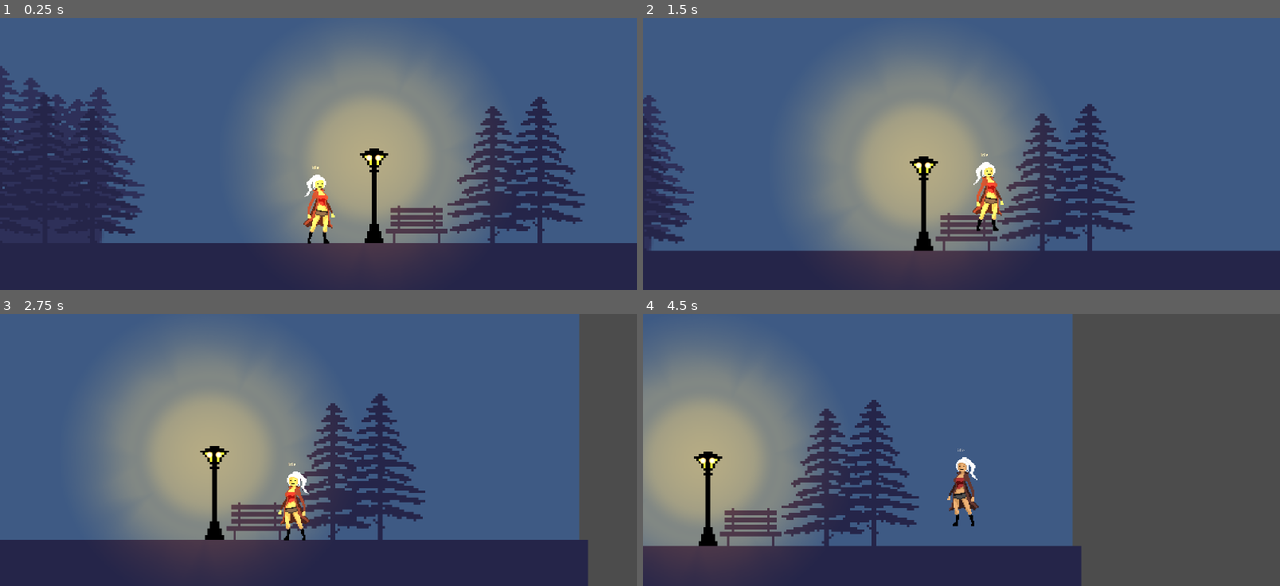
Above: before the commit, frames 1-4 (two rows, left to right).
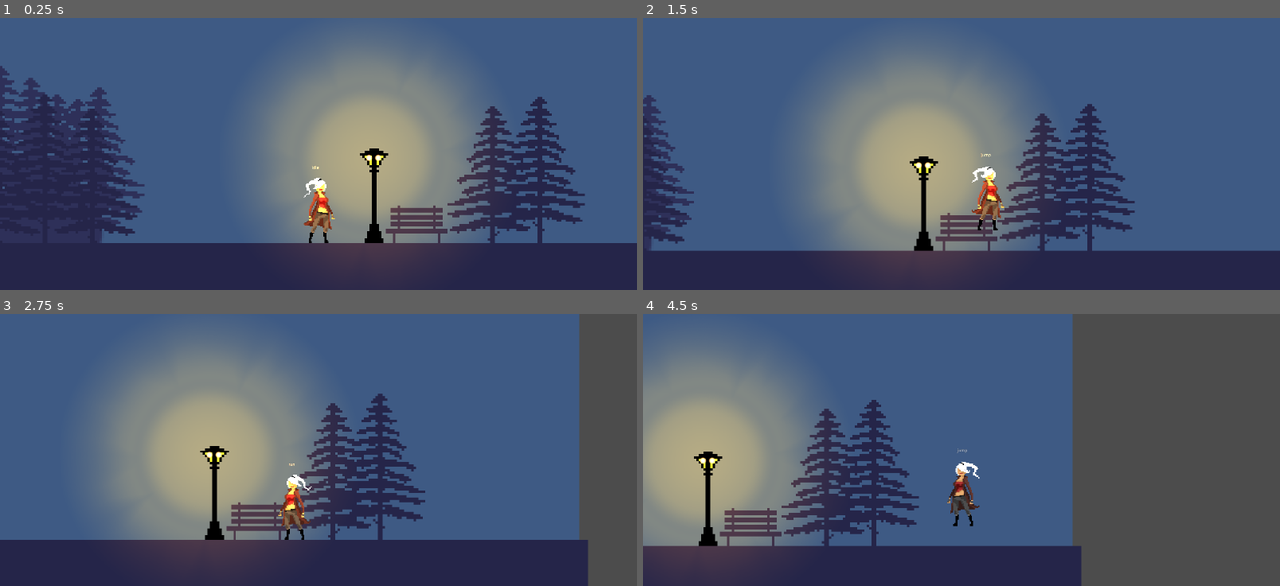
Above: after the commit, the same moments.

Repository: TjCulham/NightCrawler
Game: Godot game, scene res://source/levels/TestLevel.tscn
The game is run twice, just before and just after one commit, with the same random seed, the same clock (stepped at 60 frames per second) and the same inputs.
Inputs:
- Up to frame 1 (0.25 s): no input
- Up to frame 2 (1.5 s): hold W (jump) 0.53-1.28 s; hold D (moveRight) from 0.53 s (still down); tap W (jump) at 1.35 s
- Up to frame 3 (2.75 s): tap W (jump) at 1.52, 1.82 s; release D (moveRight) at 2.03 s; hold A (moveLeft) from 2.03 s (still down); hold W (jump) from 2.03 s (still down)
- Up to frame 4 (4.5 s): release A (moveLeft) at 2.78 s; release W (jump) at 2.78 s; hold D (moveRight) 2.78-4.28 s; tap W (jump) at 2.85, 3.02, 3.32, 4.35 s; hold W (jump) 3.53-4.28 s; hold A (moveLeft) from 4.28 s (still down)

The runs differ from the first frame. In frame 1, 0.6% of the frame differs, in the area x 47-53%, y 57-84%; in frame 2, 0.6%, in the area x 51-57%, y 49-79%; in frame 3, 0.6%; in frame 4, 0.6%.

Commit message:
FSM fucken working

Diff:
--- a/project.godot
+++ b/project.godot
@@ -34,8 +34,6 @@
 
 window/size/width=2100
 window/size/height=900
-window/size/resizable=false
-window/size/fullscreen=true
 window/stretch/mode="viewport"
 window/stretch/aspect="keep"
 
--- a/source/actors/player/player.gd
+++ b/source/actors/player/player.gd
@@ -2,6 +2,8 @@
 extends KinematicBody2D
 
 signal groundedUpdated(isGrounded)
+
+onready var animPlayer = $AnimationPlayer
 
 const UP = Vector2(0, -1)
 const SLOPE_STOP = 64
--- a/source/actors/player/player.tscn
+++ b/source/actors/player/player.tscn
@@ -1,11 +1,27 @@
-[gd_scene load_steps=6 format=2]
+[gd_scene load_steps=7 format=2]
 
-[ext_resource path="res://assets/characters/mainCharacterV1.png" type="Texture" id=1]
+[ext_resource path="res://Pixel art/Idle-Sheet.png" type="Texture" id=1]
 [ext_resource path="res://source/actors/player/player.gd" type="Script" id=2]
 [ext_resource path="res://source/actors/player/playerSM.gd" type="Script" id=3]
 [ext_resource path="res://source/actors/player/Camera2D.gd" type="Script" id=4]
 
-[sub_resource type="RectangleShape2D" id=1]
+[sub_resource type="Animation" id=3]
+resource_name = "idle"
+loop = true
+tracks/0/type = "value"
+tracks/0/path = NodePath("Body/Idle-Sheet:frame")
+tracks/0/interp = 1
+tracks/0/loop_wrap = true
+tracks/0/imported = false
+tracks/0/enabled = true
+tracks/0/keys = {
+"times": PoolRealArray( 0, 0.2, 0.4, 0.6, 0.8 ),
+"transitions": PoolRealArray( 1, 1, 1, 1, 1 ),
+"update": 1,
+"values": [ 0, 1, 2, 3, 4 ]
+}
+
+[sub_resource type="RectangleShape2D" id=2]
 extents = Vector2( 45.0503, 112.835 )
 
 [node name="player" type="KinematicBody2D"]
@@ -15,16 +31,12 @@
 [node name="stateMachine" type="Node2D" parent="."]
 script = ExtResource( 3 )
 
-[node name="Body" type="Node2D" parent="."]
-
-[node name="mainCharacterV1" type="Sprite" parent="Body"]
-position = Vector2( 1.02267, -115.373 )
-scale = Vector2( 3.56062, 3.56062 )
-texture = ExtResource( 1 )
+[node name="AnimationPlayer" type="AnimationPlayer" parent="."]
+anims/idle = SubResource( 3 )
 
 [node name="CollisionShape2D" type="CollisionShape2D" parent="."]
 position = Vector2( 1.39387, -115.093 )
-shape = SubResource( 1 )
+shape = SubResource( 2 )
 
 [node name="Camera2D" type="Camera2D" parent="."]
 position = Vector2( 1.13147, -295.788 )
@@ -41,4 +53,13 @@
 "_edit_use_anchors_": false
 }
 
+[node name="Body" type="Node2D" parent="."]
+
+[node name="Idle-Sheet" type="Sprite" parent="Body"]
+position = Vector2( -0.0730591, -111.871 )
+scale = Vector2( 3.42732, 3.42732 )
+texture = ExtResource( 1 )
+hframes = 5
+frame = 1
+
 [connection signal="groundedUpdated" from="." to="Camera2D" method="_on_player_groundedUpdated"]
--- a/source/actors/player/playerSM.gd
+++ b/source/actors/player/playerSM.gd
@@ -1,7 +1,6 @@
 extends StateMachine
 
 func _ready():
-	print("here")
 	addState("idle")
 	addState("run")
 	addState("jump")
@@ -28,17 +27,17 @@
 			if !parent.is_on_floor():
 				if parent.velocity.y < 0:
 					return states.jump
-				elif parent.velocity.y >= 0:
+				elif parent.velocity.y > 0:
 					return states.fall
 			elif parent.velocity.x != 0:
 				return states.run
-		states.idle:
+		states.run:
 			if !parent.is_on_floor():
 				if parent.velocity.y < 0:
 					return states.jump
 				elif parent.velocity.y >= 0:
 					return states.fall
-			elif parent.velocity.x != 0:
+			elif parent.velocity.x == 0:
 				return states.idle
 		states.jump:
 			if parent.is_on_floor():
@@ -55,10 +54,11 @@
 
 
 func enterState(newState, oldState):
+
 	parent.get_node("SMLabel").text = states.keys()[state]
-#	match newState:
-#		states.idle:
-#			parent.anim_player.play("idle")
+	match newState:
+		states.idle:
+			parent.animPlayer.play("idle")
 #		states.run:
 #			parent.anim_player.play("run")
 #		states.jump:
--- a/state machine/stateMachine.gd
+++ b/state machine/stateMachine.gd
@@ -32,8 +32,10 @@
 
 	if previousState != null:
 		exitState(previousState, newState)
-	elif newState != null:
+	if newState != null:
 		enterState(newState, previousState)
 
+
 func addState(stateName):
+	print(stateName)
 	states[stateName] = states.size()
Not shown, added: Pixel art/Idle-Sheet.png.import
Binary file added: assets/testing/walk-cycle-poses.png
Not shown, added: assets/testing/walk-cycle-poses.png.import
